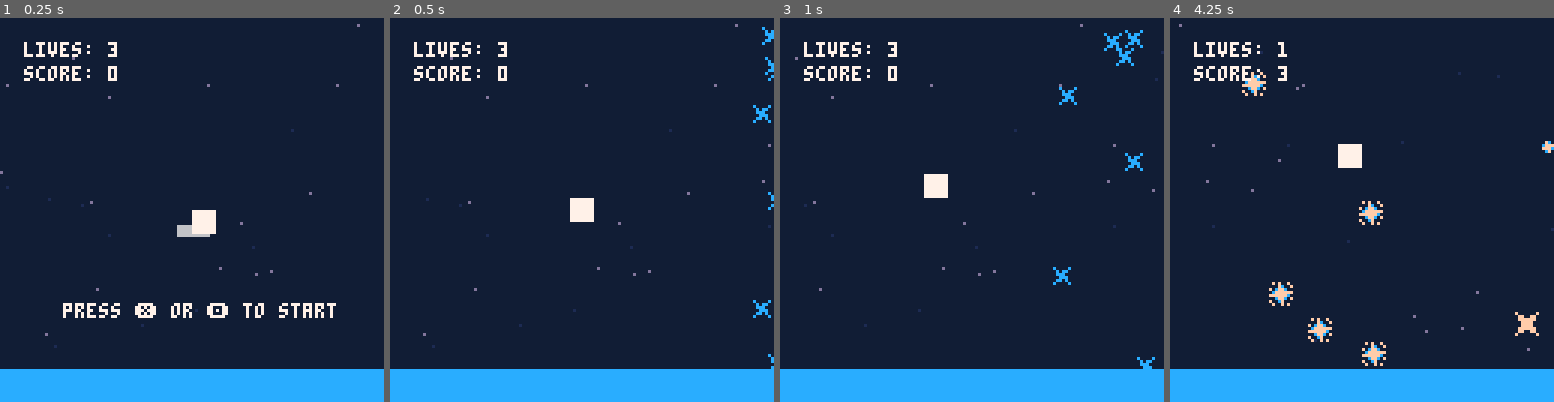
Above: before the commit, frames 1-4 (left to right).
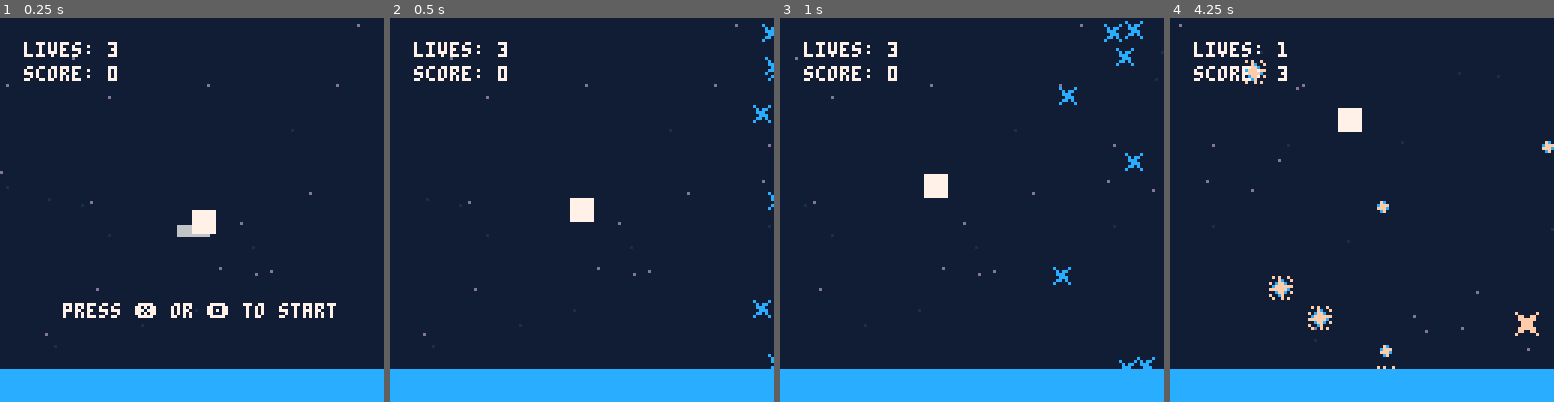
Above: after the commit, the same moments.

Repository: jmross/pico8-balloon-journey
Game: PICO-8 cartridge trip.p8
Same seed, same stepped clock (60 frames per second), same inputs: the game is played once before the commit and once after it.
Inputs:
- Up to frame 1 (0.25 s): no input
- Up to frame 2 (0.5 s): tap X (X key) at 0.33 s
- Up to frame 3 (1 s): tap O (Z key) at 0.7 s
- Up to frame 4 (4.25 s): tap X (X key) at 1.07, 1.85, 2.97, 4.08 s; hold Right 1.6-2.1 s; tap O (Z key) every 0.4 s from 1.7 to 4.1 s; hold Up 2.15-2.42 s; hold Right 2.47-3.03 s; hold Left 3.08-3.58 s; hold Down 3.63-3.97 s; hold Right from 4.02 s (still down)

Frame 1 is identical in both runs. In frame 2, less than 0.1% of the frame differs, in the area x 96-100%, y 1-8%; in frame 3, 0.4%; in frame 4, 2.2%, in the area x 18-59%, y 10-92%.

Commit message:
Replaced size in objects with height, width. Fixed collision

Diff:
--- a/balloon.lua
+++ b/balloon.lua
@@ -7,7 +7,6 @@
   dy = 0,
   width = sprite_width,
   height = 2 * sprite_height,
-  size = 3, -- remove
   colour = 11,
   score = 10,
 
@@ -39,7 +38,7 @@
 end
 
 function balloon:init()
-  self.x = max_x + self.size
+  self.x = max_x
   self.y = rnd(max_y)
   self.sprite_bottom = rnd(self.sprite_bottoms)
   local dx = self.dx
--- a/enemy.lua
+++ b/enemy.lua
@@ -3,7 +3,6 @@
 enemy = {
   width = sprite_width,
   height = sprite_height,
-  size = 2, -- remove
   x = 0,
   y = 0,
   dx = 0,
@@ -19,12 +18,12 @@
   self.x += self.dx
   self.y += self.dy
   -- bounce off ceiling
-  if(self.y < self.size) then self.dy = abs(self.dy) self.y = self.size end
+  if(self.y < min_y) then self.dy = abs(self.dy) self.y = min_y end
   -- bounce off floor
-  if(self.y > max_y - self.size) then self.dy = -abs(self.dy) self.y = max_y - self.size end
+  if(self.y + self.height > max_y) then self.dy = -abs(self.dy) self.y = max_y - self.height end
 
   -- re-init on touch of walls
-  if(self.x < min_x - self.size) then
+  if(self.x + self.width < min_x) then
     self:init()
   end
 
--- a/main.lua
+++ b/main.lua
@@ -141,7 +141,7 @@
       end
 
       -- delete balloon on touch of walls
-      if(b.x < min_x - b.size) then
+      if(b.x + b.width < min_x) then
         del(balloons, b)
       end
     end
--- a/player.lua
+++ b/player.lua
@@ -3,13 +3,15 @@
 player = {
   lives = 3,
 
-  size = 4,
   x = 64,
   y = 64,
   dx = 0,
   dy = 0,
   ddx = 0,
   ddy = 0,
+
+  width = sprite_width,
+  height = 2 * sprite_height,
 
   x_accel = 0.25,
   y_accel = 1,
@@ -73,10 +75,10 @@
 end
 
 function player:collide(o)
-  return ((self.x - self.size) <= (o.x + o.size) and
-          (self.x + self.size) >= (o.x - o.size) and
-          (self.y - self.size) <= (o.y + o.size) and
-          (self.y + self.size) >= (o.y - o.size))
+  return (self.x <= (o.x + o.width) and
+          (self.x + self.width) >= o.x and
+          self.y <= (o.y + o.height) and
+          (self.y + self.height) >= o.y)
 end
 
 function player:fly()
@@ -113,11 +115,11 @@
   if(abs(self.dx) < 0.01) then self.dx = 0 end
 
   -- bounce off ceiling
-  if(self.y < self.size) then self.dy = abs(self.dy) self.y = self.size end
+  if(self.y < min_y) then self.dy = abs(self.dy) end
 
   -- stop on left/right walls
-  if(self.x < self.size) then self.dx = 0 self.x = self.size end
-  if(self.x > max_x - self.size) then self.dx = 0 self.x = max_x - self.size end
+  if(self.x < min_x) then self.dx = 0 self.x = min_x end
+  if(self.x + self.width > max_x) then self.dx = 0 self.x = max_x - self.width end
 
   if self.invincible and costatus(self.invincible) != 'dead' then
     coresume(self.invincible)
